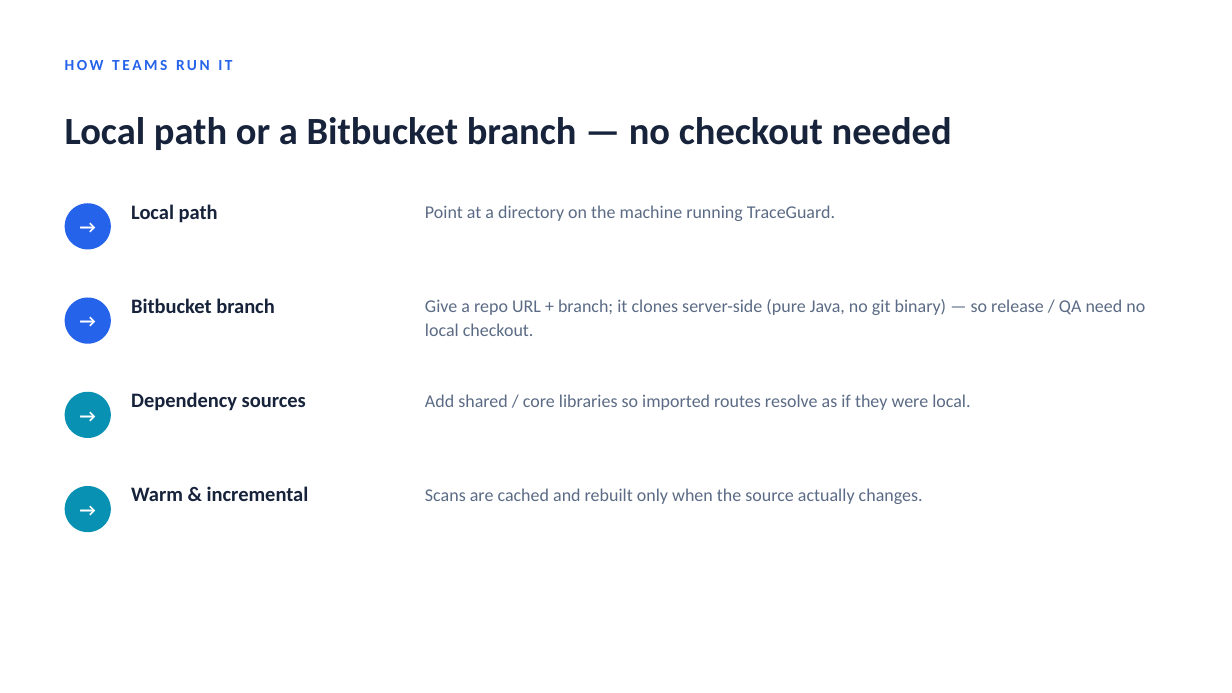
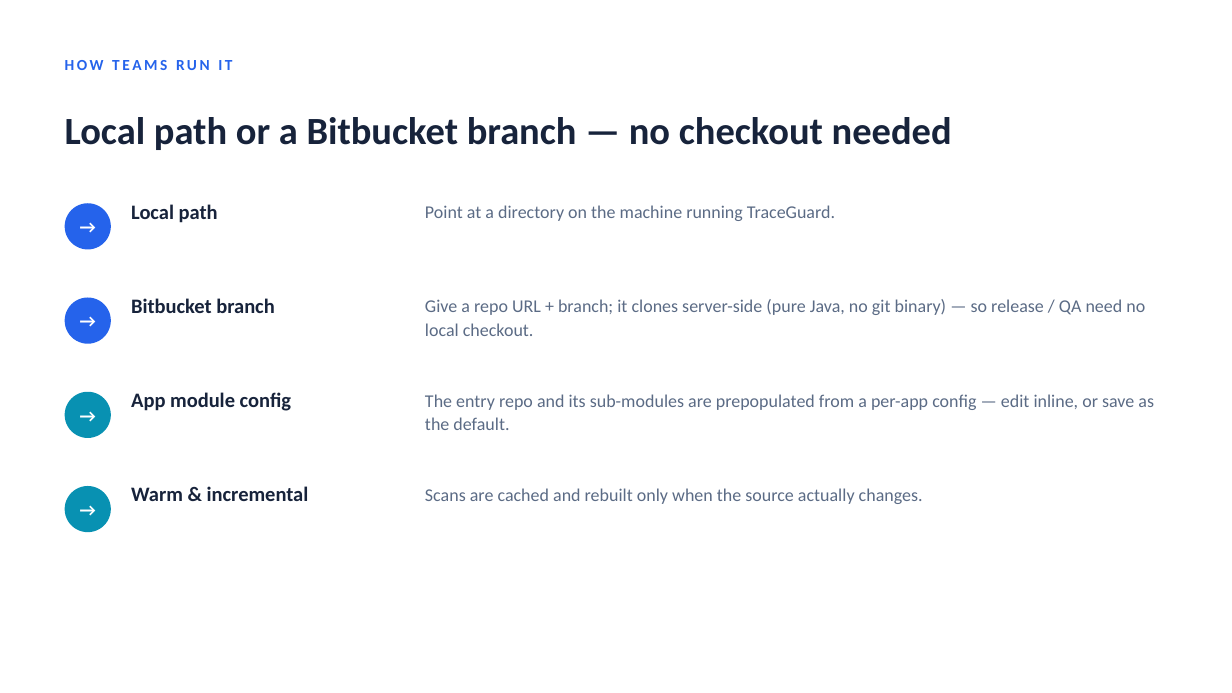
Before and after one commit to arjunramanjanappa/Camel-Routes-API-Tracing, a slide deck: slide 10 of docs/TraceGuard.pptx (slide 9 before the commit). Drawn at 1232x693 pixels with LibreOffice and Linux fonts; fonts in the diff are those of the drawing. Boxes give left, top, right and bottom in pixels: in the first picture for what was removed or moved away, otherwise in the second. Text is boxed around its words. In the diff, an @@ line names an element or a change of style, - is before the commit and + after.

```diff
--- a/docs/TraceGuard.pptx
+++ b/docs/TraceGuard.pptx
@@ text at <box>131,392,291,411</box>: text changed @@
-Dependency sources
+App module config
@@ text at <box>425,394,1154,430</box>: text changed @@
-Add shared / core libraries so imported routes resolve as if they were local.
+The entry repo and its sub-modules are prepopulated from a per-app config — edit inline, or save as the default.
```
Also in this commit, not shown: 1 other slide changed, 1 slide added.
